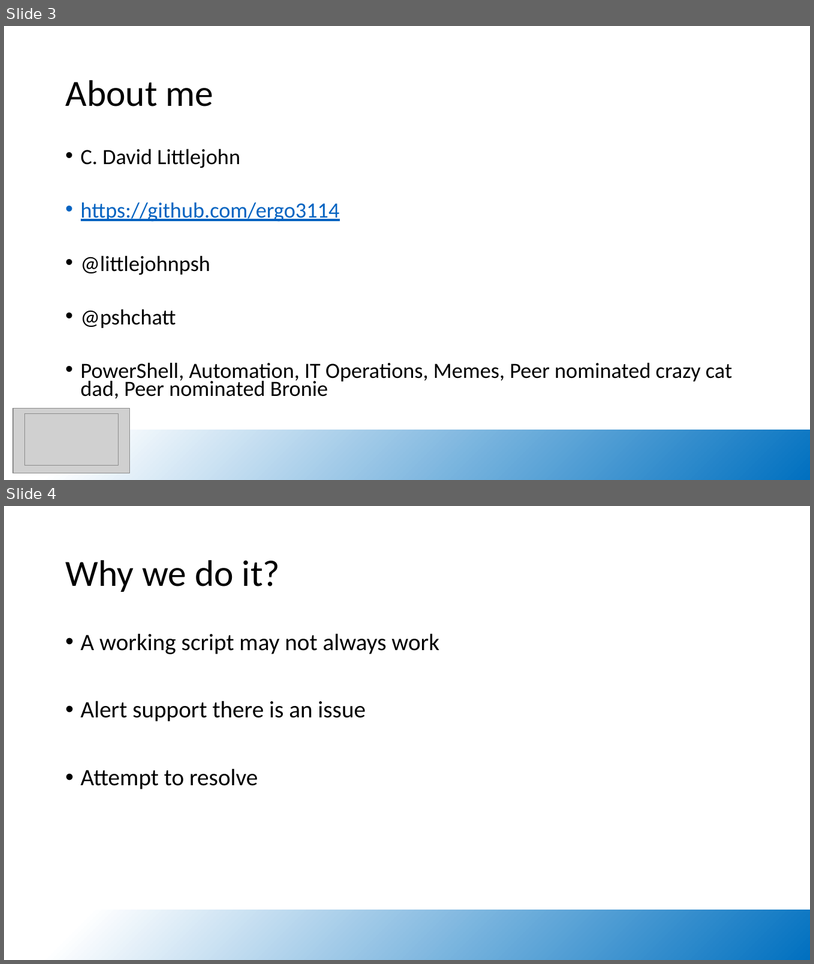
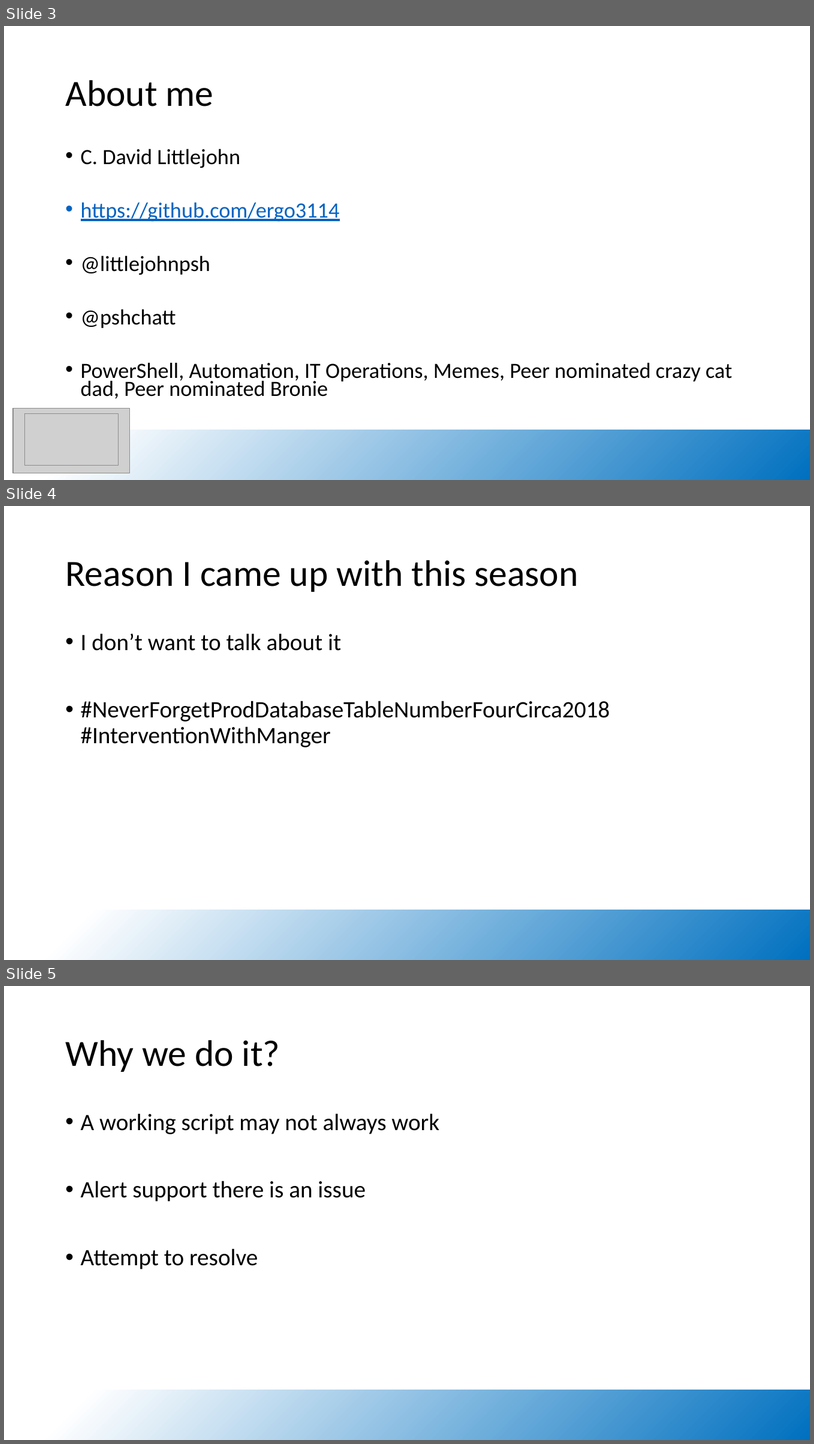
Before and after one commit to ergo3114/Error-Handling, a slide deck: PSSaturday_template.pptx. Shown one above the other, each under a label of ours: slides 3 and 4 before the commit, slides 3, 4 and 5 after it. The pictures are 814x964 and 814x1444 pixels, drawn with LibreOffice and Linux fonts; fonts in the diff are those of the drawing; grey boxes stand for pictures; background and template pictures are left out. Boxes give left, top, right and bottom in pixels: in the first picture for what was removed or moved away, otherwise in the second. Text is boxed around its words. In the diff, an @@ line names an element or a change of style, - is before the commit and + after.

```diff
--- a/PSSaturday_template.pptx
+++ b/PSSaturday_template.pptx
@@ slide 4 added at [4,506,810,960], background #FFFFFF; not listed: 1 template element that a slide beside it also shows @@
@@ title added at [65,560,579,592], 44 pt, text #000000 @@
+Reason I came up with this season
@@ text added at [81,633,611,747], 28 pt, text #000000 @@
+• I don’t want to talk about it
+• #NeverForgetProdDatabaseTableNumberFourCirca2018 #InterventionWithManger
@@ what was slide 4 is now slide 5 @@
```
Also in this commit, not shown: 1 slide changed.
